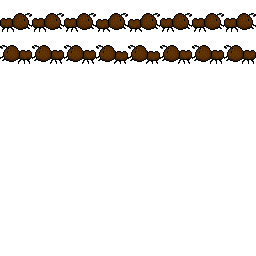
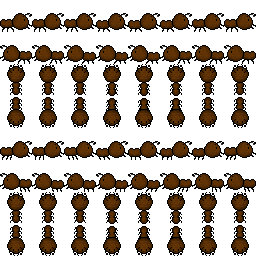
Revision of a layered 256×256 image; what changed, layer by layer:
renamed "Ebene 8" to "Ebene 32", painted on it over bbox(0, 18, 256, 256)
removed layer "Ebene 7" over bbox(0, 18, 236, 30)
